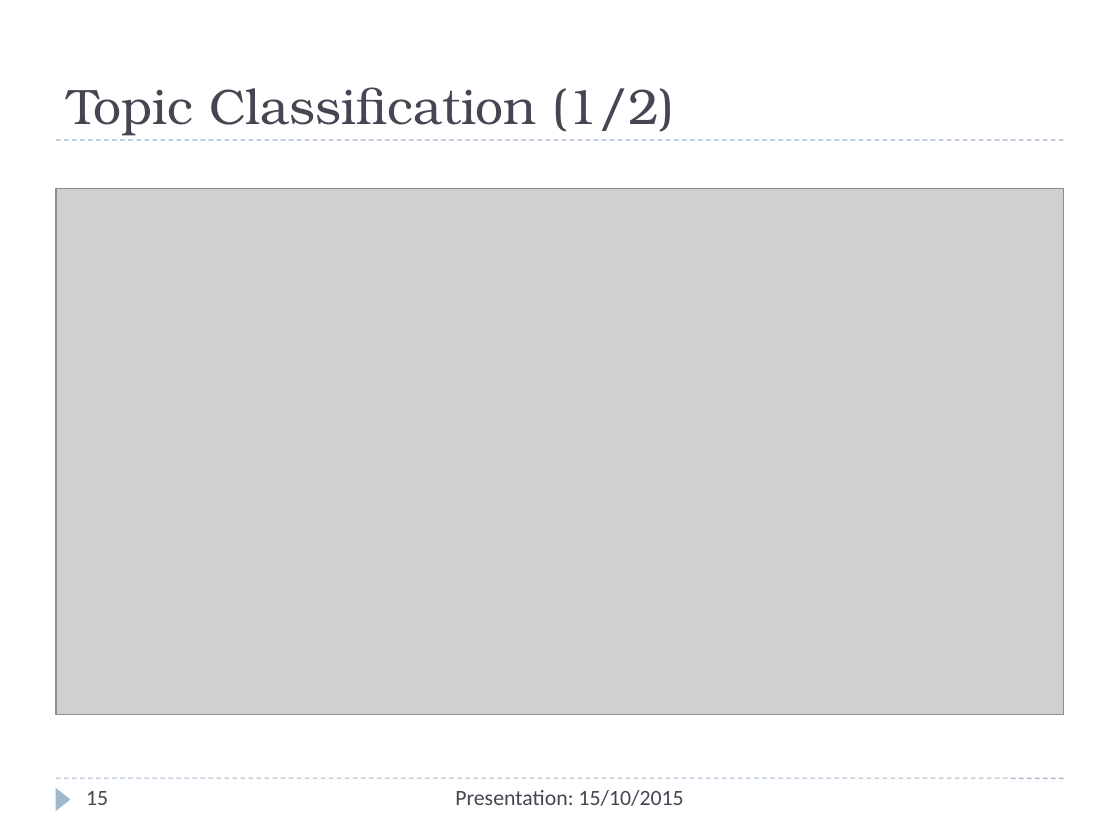
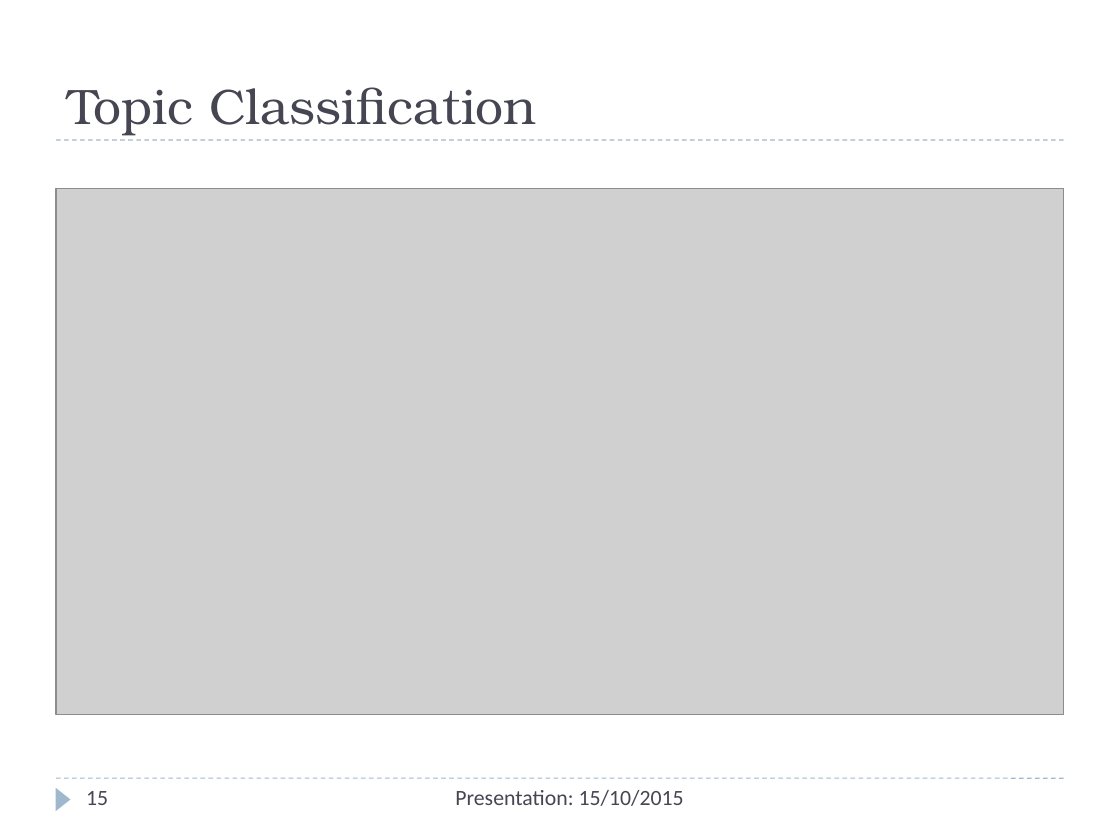
Before and after one commit to Christos-Papoulas/master_thesis, a slide deck: slide 15 of presentation/presentation.pptx. Drawn at 1120x840 pixels with LibreOffice and Linux fonts; fonts in the diff are those of the drawing; grey boxes stand for pictures. Boxes give left, top, right and bottom in pixels: in the first picture for what was removed or moved away, otherwise in the second. Text is boxed around its words. In the diff, an @@ line names an element or a change of style, - is before the commit and + after.

```diff
--- a/presentation/presentation.pptx
+++ b/presentation/presentation.pptx
@@ title at box(67, 87, 537, 136): text changed @@
-Topic Classification (1/2)
+Topic Classification
```
Also in this commit, not shown: 5 other slides changed, 1 slide added, 3 other files.
